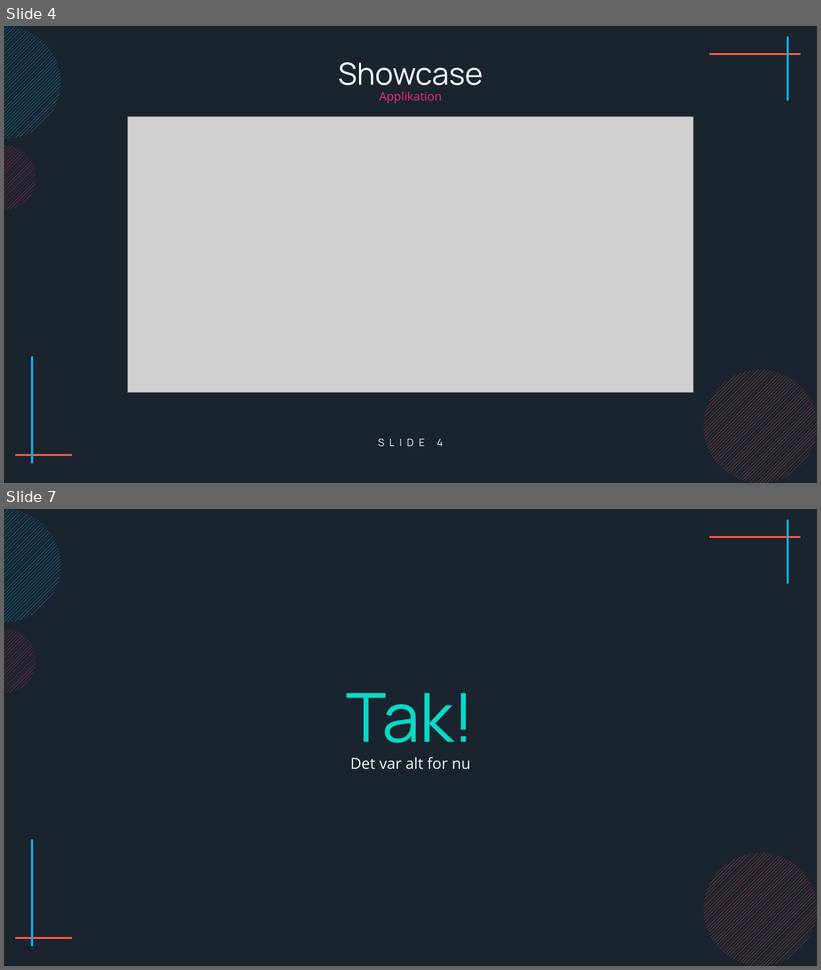
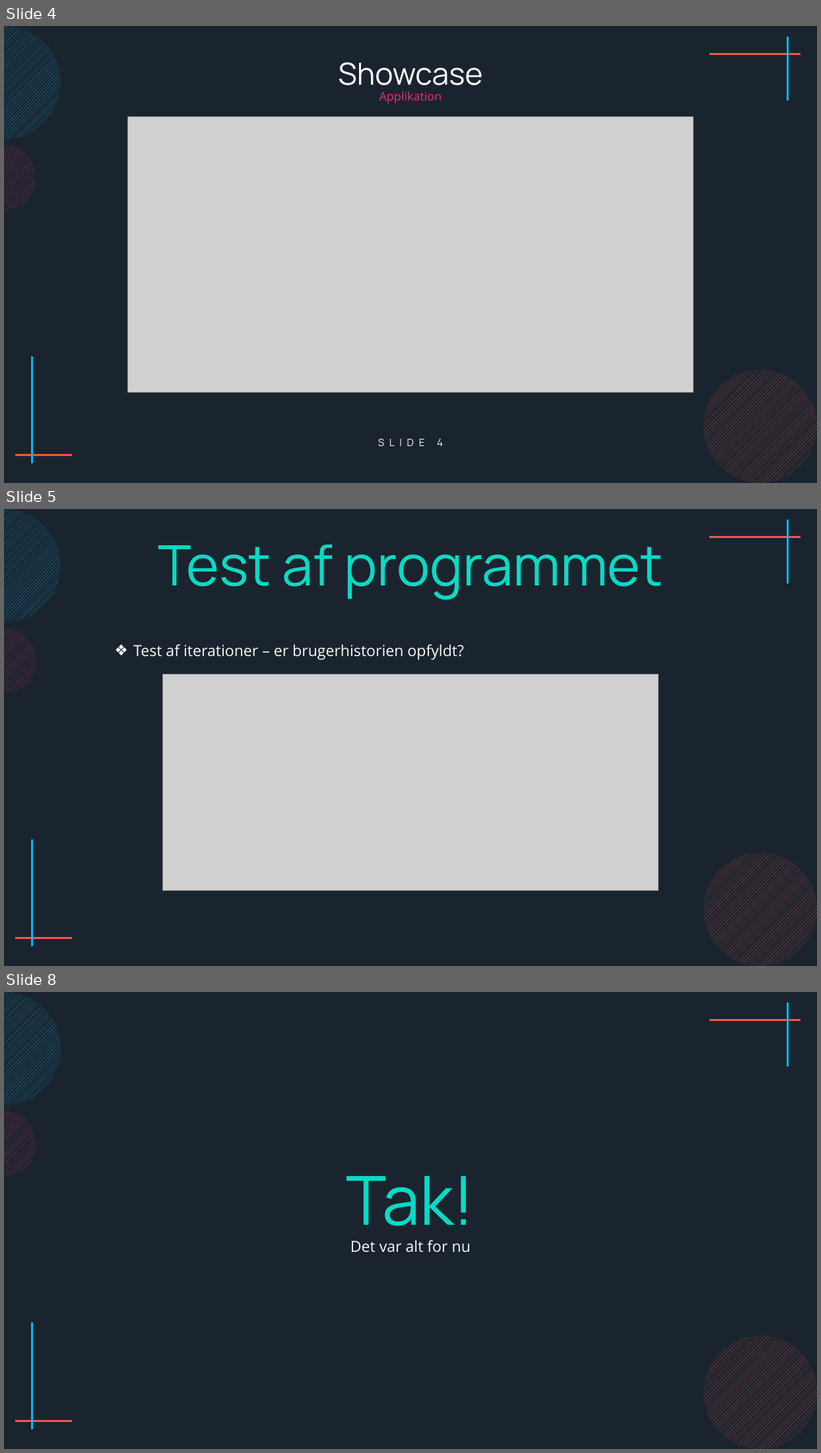
Before and after one commit to Andreasgdp/NoteSort, a slide deck: 2 - Info/Notesort presentation.pptx. Shown one above the other, each under a label of ours: slides 4 and 7 before the commit, slides 4, 5 and 8 after it; the slides between them are not shown. The pictures are 821x970 and 821x1453 pixels, drawn with LibreOffice and Linux fonts; fonts in the diff are those of the drawing; grey boxes stand for pictures. Boxes give left, top, right and bottom in pixels: in the first picture for what was removed or moved away, otherwise in the second. Text is boxed around its words. In the diff, an @@ line names an element or a change of style, - is before the commit and + after.

```diff
--- a/2 - Info/Notesort presentation.pptx
+++ b/2 - Info/Notesort presentation.pptx
@@ slide 5 added at <box>4,509,817,966</box>, background #1A242E; not listed: 7 template elements that a slide beside it also shows @@
@@ text added at <box>158,544,663,600</box>, 66 pt, text #08DAC6 @@
+Test af programmet
@@ text added at <box>133,644,464,660</box>, 18 pt, text #F9F9F9 @@
+❖ Test af iterationer – er brugerhistorien opfyldt?
@@ picture added at <box>163,674,659,891</box> @@
@@ what was slide 7 is now slide 8 @@
```
Also in this commit, not shown: 2 slides changed, 10 other files.
